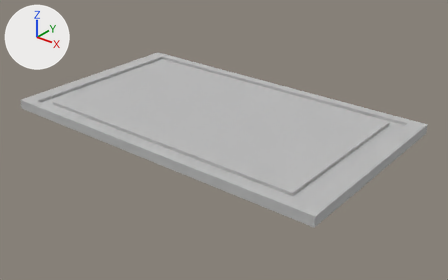
Renders of the OBJ model Public/assets/models/cuttingboard.obj from each side of a commit.
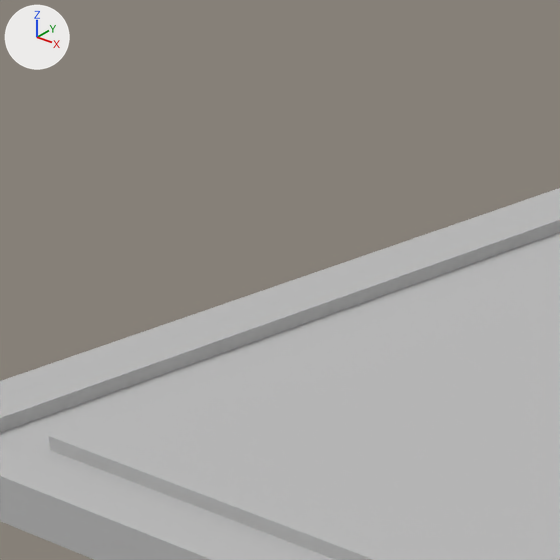
There are two pictures of each version: one whole from a camera (50 mm lens) standing at (37.6, -45.4, 25.8) and looking at (1.4, -0.2, -2.2), one close up on the part from 10% to 33% of the width and 8% to 45% of the height. The lights are fixed; the arrows at upper left show +X, +Y and +Z. Where no turn or scale is listed for an object, it has been applied to the vertices.

The scene before the commit, as lines of its bpy script (objects in view):
```python
me_cuttingboard = bpy.data.meshes.new('cuttingboard')
me_cuttingboard.from_pydata(...)  # 200 vertices, 198 faces; spans x -18.4..18.4, y -10.6..10.6, z -0.5..0.5
me_cuttingboard.materials.append(mat_initialshadinggroup)  # grey #bcbcbc
ob_cuttingboard = bpy.data.objects.new('cuttingboard', me_cuttingboard)
ob_cuttingboard.location = (0.0, 0.0, 0.0)
```
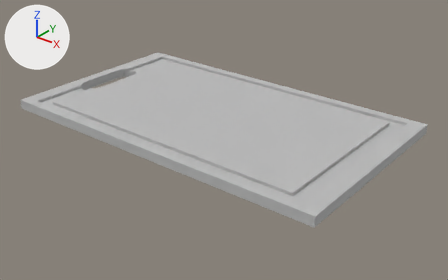
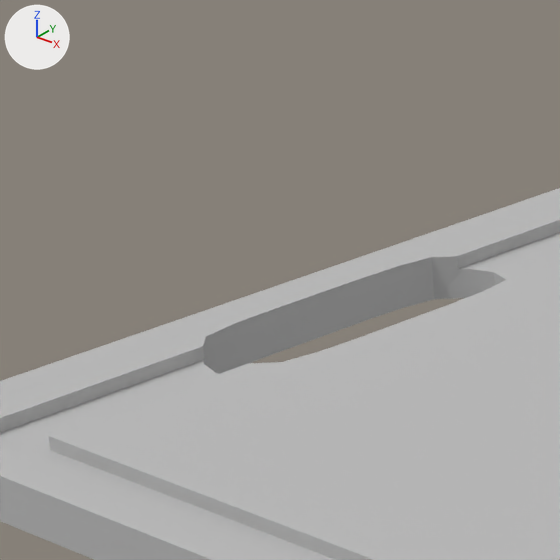
What differs and where, as boxes [x1, y1, x2, y2] in the close-ups (560 x 560 px):
part 1 of me_cuttingboard, built on: before [200, 254, 469, 362]; after [200, 254, 508, 377]

Edits to the bpy script that builds the scene:
```text
Change me_cuttingboard:
    used by ob_cuttingboard; location = (0.0, 0.0, 0.0)
    remove me_cuttingboard.from_pydata(...)  # 200 vertices, 198 faces; spans x -18.4..18.4, y -10.6..10.6, z -0.5..0.5
    add me_cuttingboard.from_pydata(...)  # 264 vertices, 528 faces; spans x -18.4..18.4, y -10.6..10.6, z -0.5..0.5
    me_cuttingboard part 1: 26 vertices moved within x -16.7..16.7, y -9.6..9.6, z 0.2..0.5; 64 vertices added at x -17.3..-14.5, y -4.0..4.0, z -0.5..0.5
```
